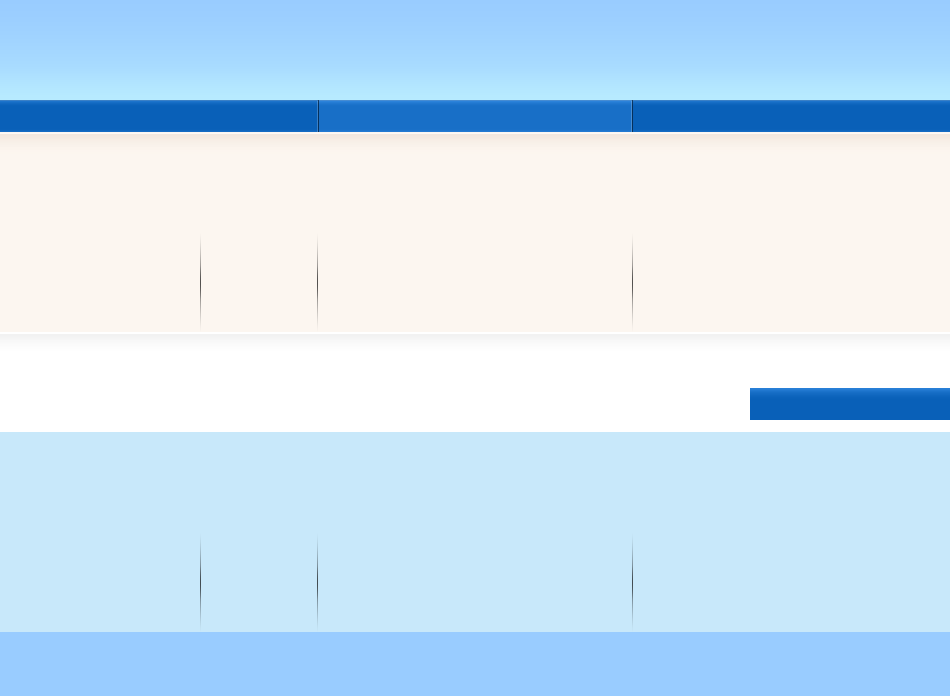
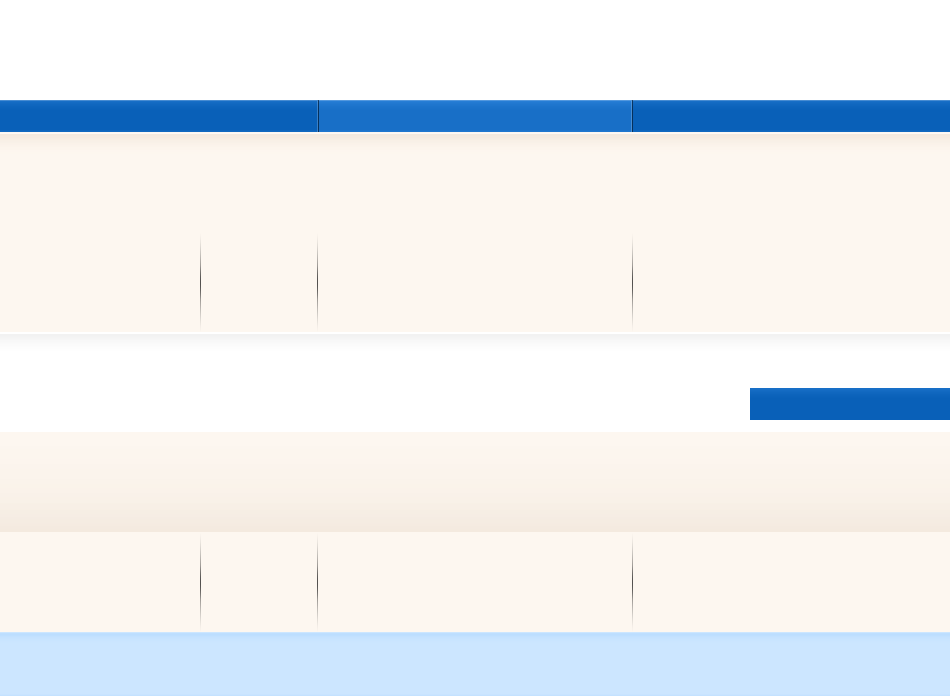
Layered file, before and after one edit (950×696). Changes by layer:
painted on "header" over 0, 0, 950, 100
painted on "footer widgets" over 0, 432, 950, 532
painted on "footer boxes" over 0, 532, 950, 632
painted on "footer" over 0, 632, 950, 696
